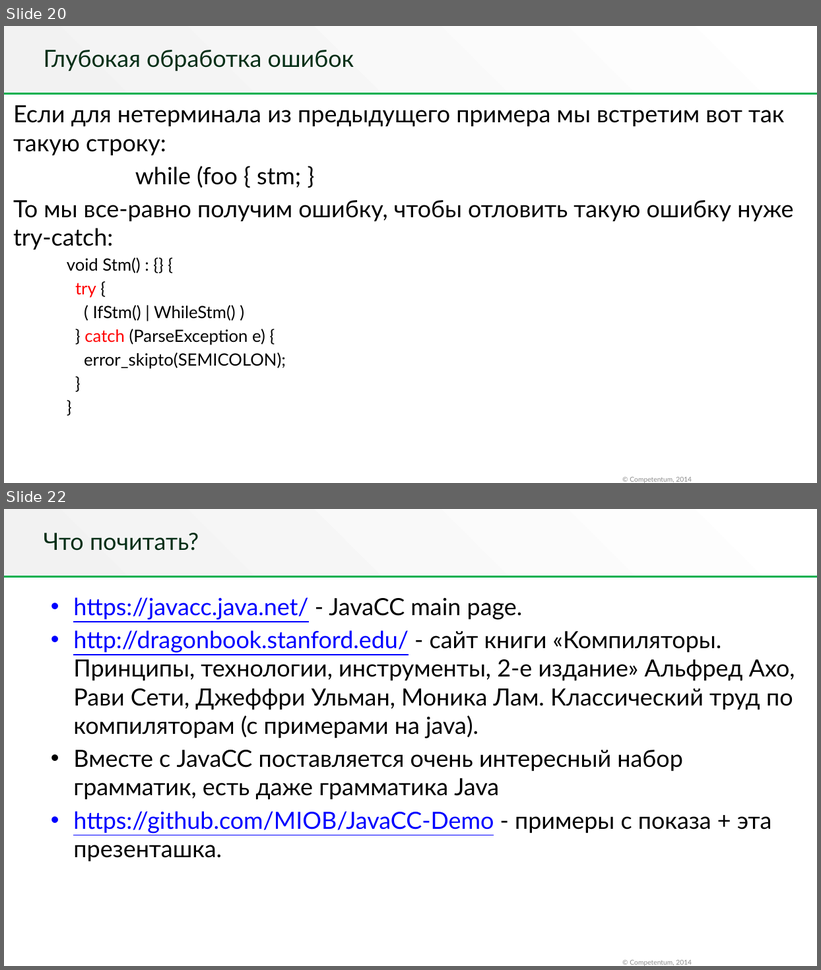
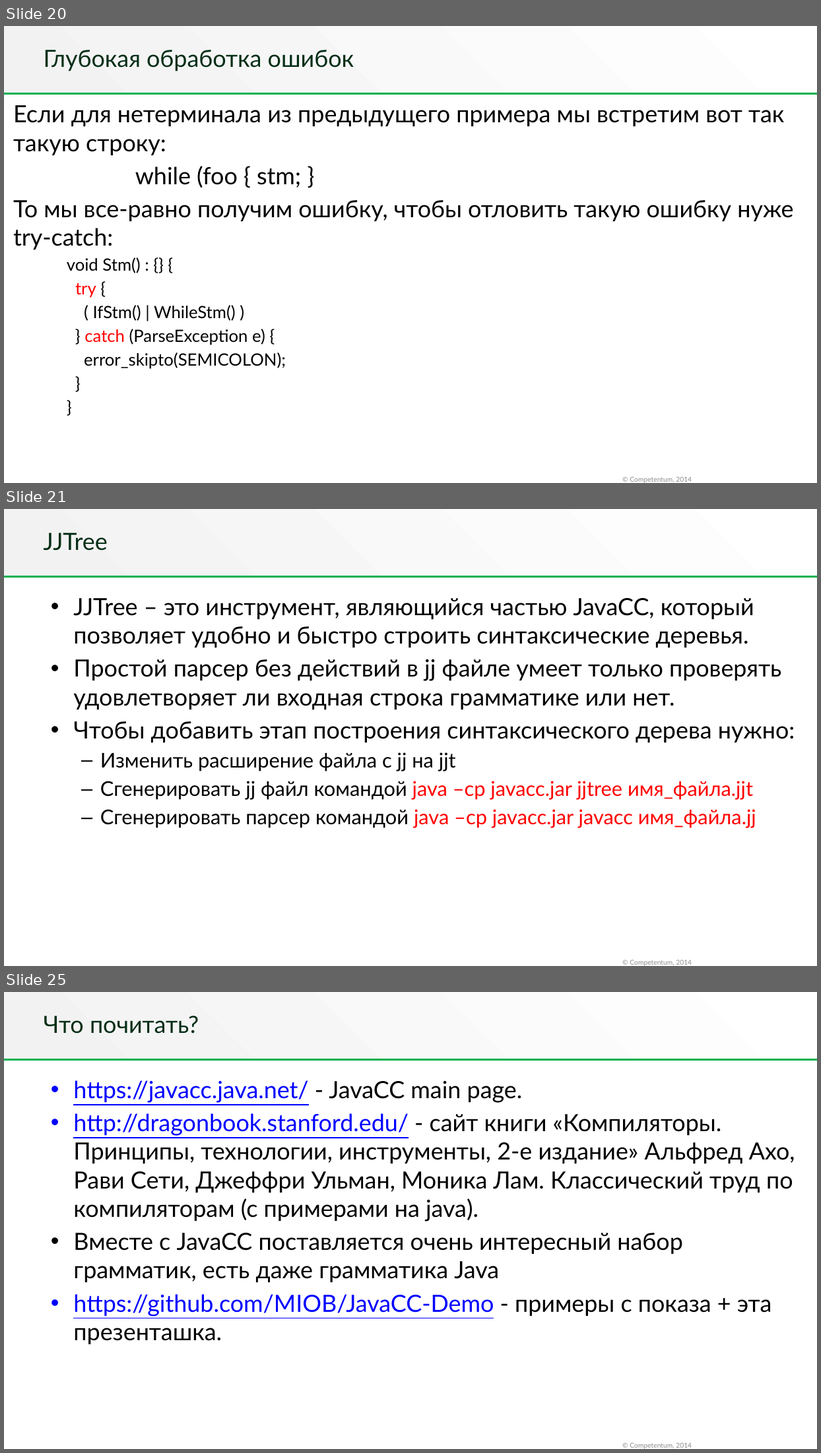
Before and after one commit to MIOB/JavaCC-Demo, a slide deck: JavaCC.pptx. Shown one above the other, each under a label of ours: slides 20 and 22 before the commit, slides 20, 21 and 25 after it; the slides between them are not shown. The pictures are 821x970 and 821x1453 pixels, drawn with LibreOffice and Linux fonts; fonts in the diff are those of the drawing; background and template pictures are left out. Boxes give left, top, right and bottom in pixels: in the first picture for what was removed or moved away, otherwise in the second. Text is boxed around its words. In the diff, an @@ line names an element or a change of style, - is before the commit and + after.

```diff
--- a/JavaCC.pptx
+++ b/JavaCC.pptx
@@ slide 21 added at (4, 509, 817, 966), background #FFFFFF; not listed: 3 template elements that a slide beside it also shows @@
@@ title added at (44, 533, 108, 551), 28 pt, text #042E16 @@
+JJTree
@@ text added at (73, 598, 795, 828), 28 pt, text #000000 @@
+• JJTree – это инструмент, являющийся частью JavaCC, который позволяет удобно и быстро строить синтаксические деревья.
+• Простой парсер без действий в jj файле умеет только проверять удовлетворяет ли входная строка грамматике или нет.
+• Чтобы добавить этап построения синтаксического дерева нужно:
+  – Изменить расширение файла с jj на jjt
+  – Сгенерировать jj файл командой java –cp javacc.jar jjtree имя_файла.jjt
+  – Сгенерировать парсер командой java –cp javacc.jar javacc имя_файла.jj
@@ what was slide 22 is now slide 25 @@
```
Also in this commit, not shown: 2 slides changed, 2 other slides added, 6 other files.
